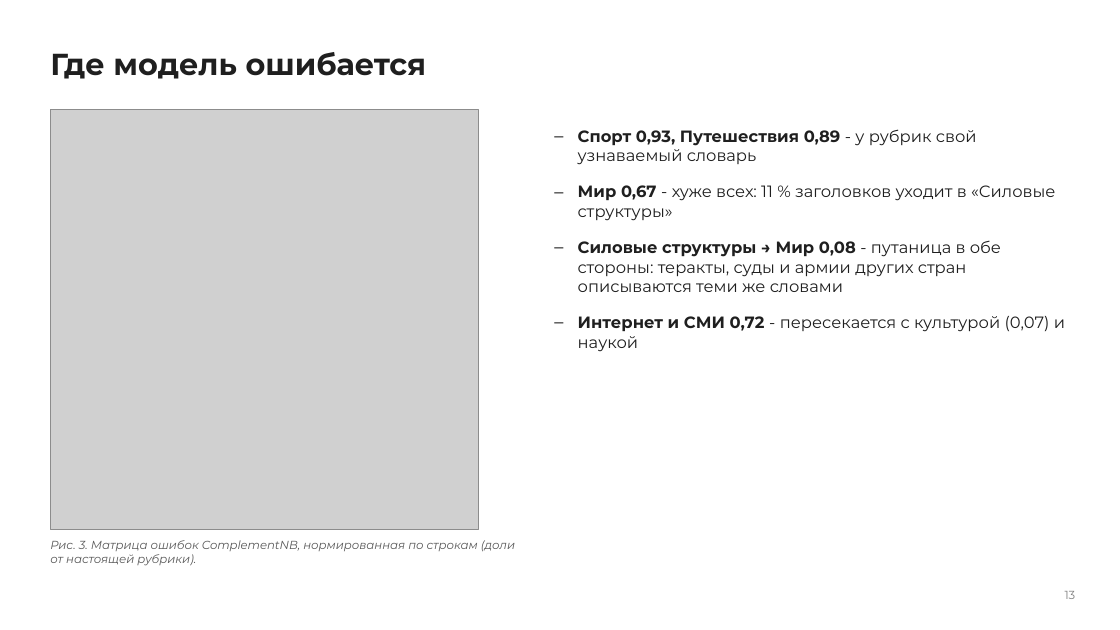
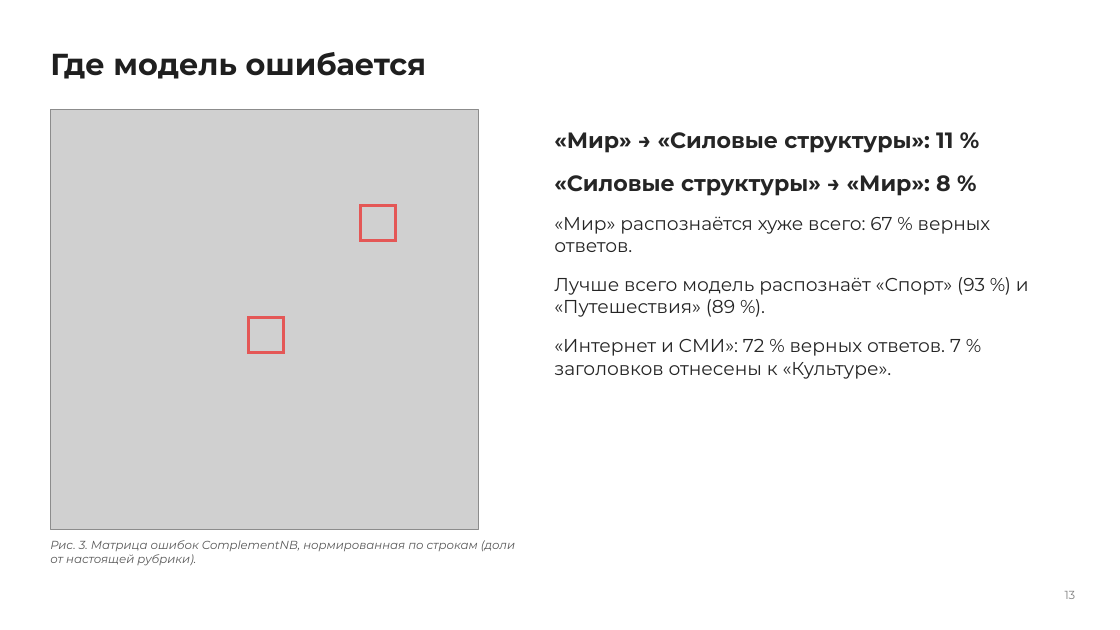
Before and after one commit to Graukern/ml-basics-naive-bayes, a slide deck: slide 13 of Наивный байесовский классификатор.pptx. Drawn at 1120x630 pixels with LibreOffice and Linux fonts; fonts in the diff are those of the drawing; grey boxes stand for pictures. Boxes give left, top, right and bottom in pixels: in the first picture for what was removed or moved away, otherwise in the second. Text is boxed around its words. In the diff, an @@ line names an element or a change of style, - is before the commit and + after.

```diff
--- a/Наивный байесовский классификатор.pptx
+++ b/Наивный байесовский классификатор.pptx
@@ text at box(554, 132, 1029, 379): text changed; size 14 to 16 pt; text colour #1F1F1F to #252525 @@
-– Спорт 0,93, Путешествия 0,89 - у рубрик свой узнаваемый словарь
-– Мир 0,67 - хуже всех: 11 % заголовков уходит в «Силовые структуры»
-– Силовые структуры → Мир 0,08 - путаница в обе стороны: теракты, суды и армии других стран описываются теми же словами
-– Интернет и СМИ 0,72 - пересекается с культурой (0,07) и наукой
+«Мир» → «Силовые структуры»: 11 %
+«Силовые структуры» → «Мир»: 8 %
+«Мир» распознаётся хуже всего: 67 % верных ответов.
+Лучше всего модель распознаёт «Спорт» (93 %) и «Путешествия» (89 %).
+«Интернет и СМИ»: 72 % верных ответов. 7 % заголовков отнесены к «Культуре».
@@ rectangle added at box(360, 206, 396, 241), outline #E45756 2.3 pt @@
@@ rectangle added at box(249, 318, 284, 353), outline #E45756 2.3 pt @@
```
Also in this commit, not shown: 5 other slides changed, 3 other files.
